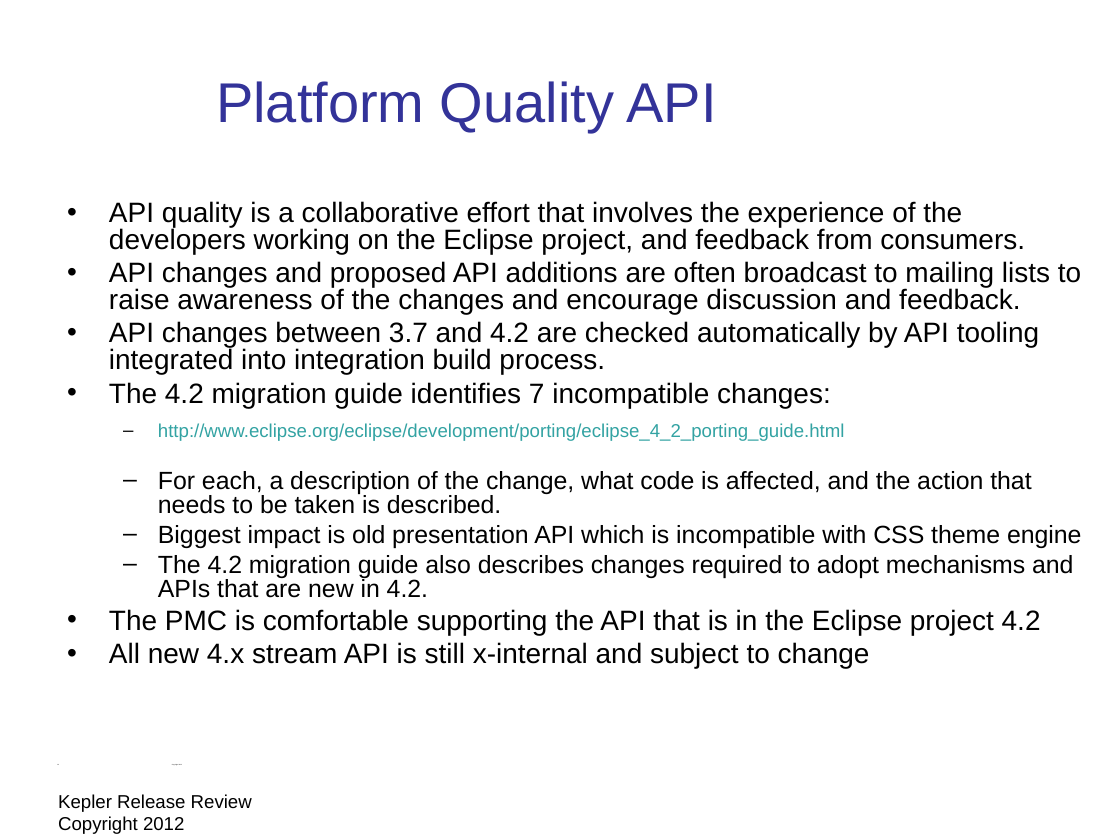
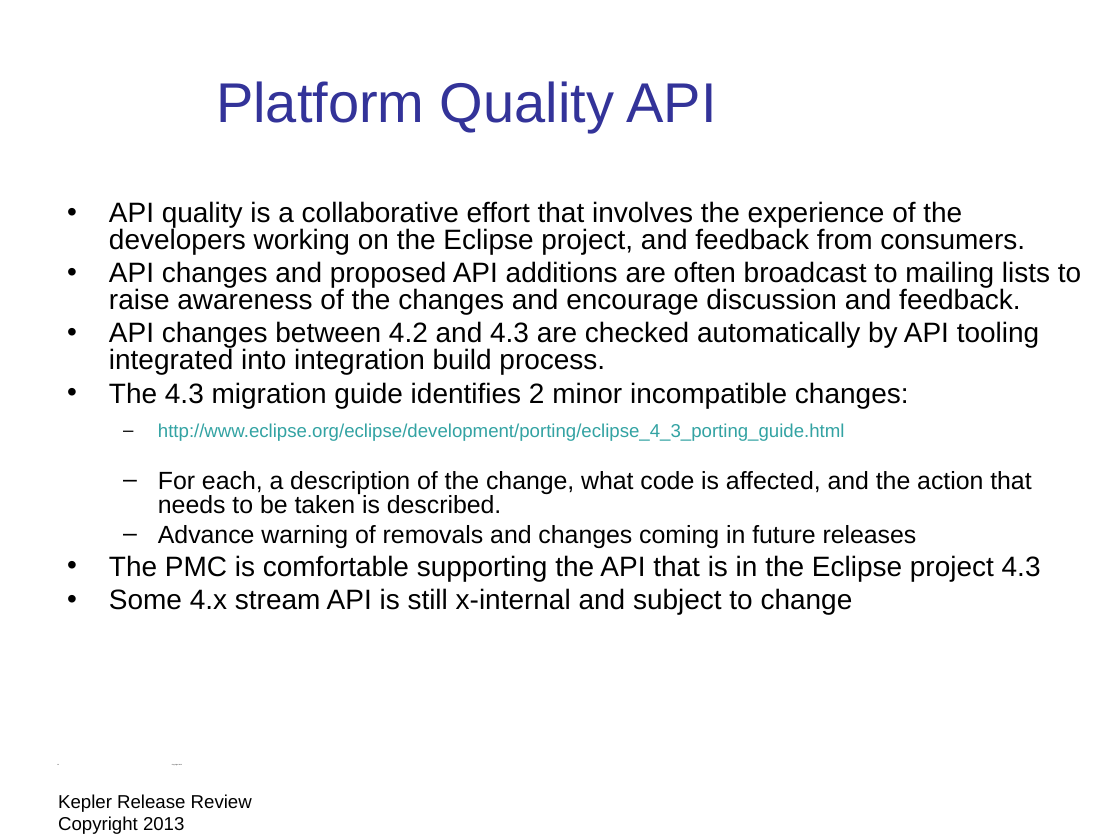
Before and after one commit to eclipse-platform/www.eclipse.org-eclipse-news, a slide deck: slide 13 of presentation/Kepler-release-review/eclipse-kepler-release-review.odp. Drawn at 1120x840 pixels with LibreOffice and Linux fonts; fonts in the diff are those of the drawing; background and template pictures are left out. Boxes give left, top, right and bottom in pixels: in the first picture for what was removed or moved away, otherwise in the second. Text is boxed around its words. In the diff, an @@ line names an element or a change of style, - is before the commit and + after.

Commit message:
Draft Kepler release review

```diff
--- a/presentation/Kepler-release-review/eclipse-kepler-release-review.odp
+++ b/presentation/Kepler-release-review/eclipse-kepler-release-review.odp
@@ text at (109, 321, 1039, 441): text changed @@
-• API changes between 3.7 and 4.2 are checked automatically by API tooling integrated into integration build process.
-• The 4.2 migration guide identifies 7 incompatible changes:
-  – http://www.eclipse.org/eclipse/development/porting/eclipse_4_2_porting_guide.html
+• API changes between 4.2 and 4.3 are checked automatically by API tooling integrated into integration build process.
+• The 4.3 migration guide identifies 2 minor incompatible changes:
+  – http://www.eclipse.org/eclipse/development/porting/eclipse_4_3_porting_guide.html
@@ text at (109, 525, 1041, 615): text changed; size 16 to 18 pt @@
-  – Biggest impact is old presentation API which is incompatible with CSS theme engine
-  – The 4.2 migration guide also describes changes required to adopt mechanisms and APIs that are new in 4.2.
-• The PMC is comfortable supporting the API that is in the Eclipse project 4.2
-• All new 4.x stream API is still x-internal and subject to change
+  – Advance warning of removals and changes coming in future releases
+• The PMC is comfortable supporting the API that is in the Eclipse project 4.3
+• Some 4.x stream API is still x-internal and subject to change
@@ text at (58, 794, 252, 834): text changed @@
-Kepler Release Review Copyright 2012
+Kepler Release Review Copyright 2013
```
Also in this commit, not shown: 24 other slides changed, 1 slide added, 3 slides removed, 2 other files.
